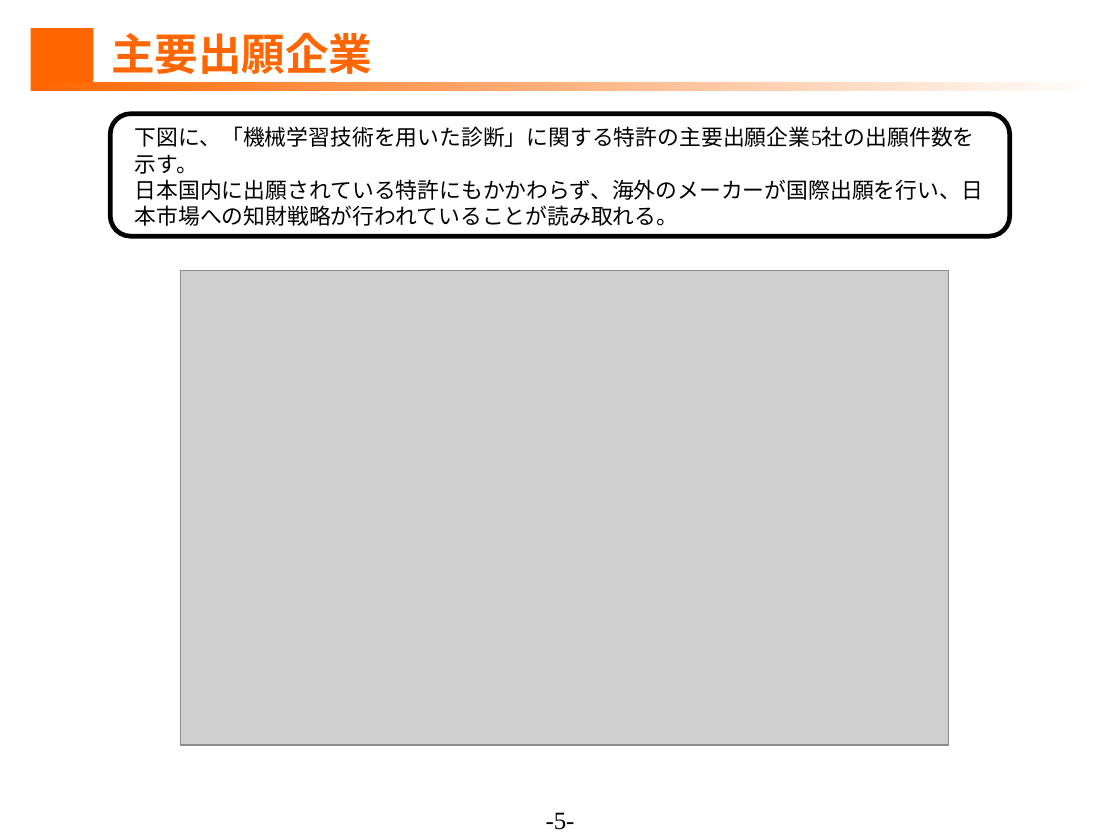
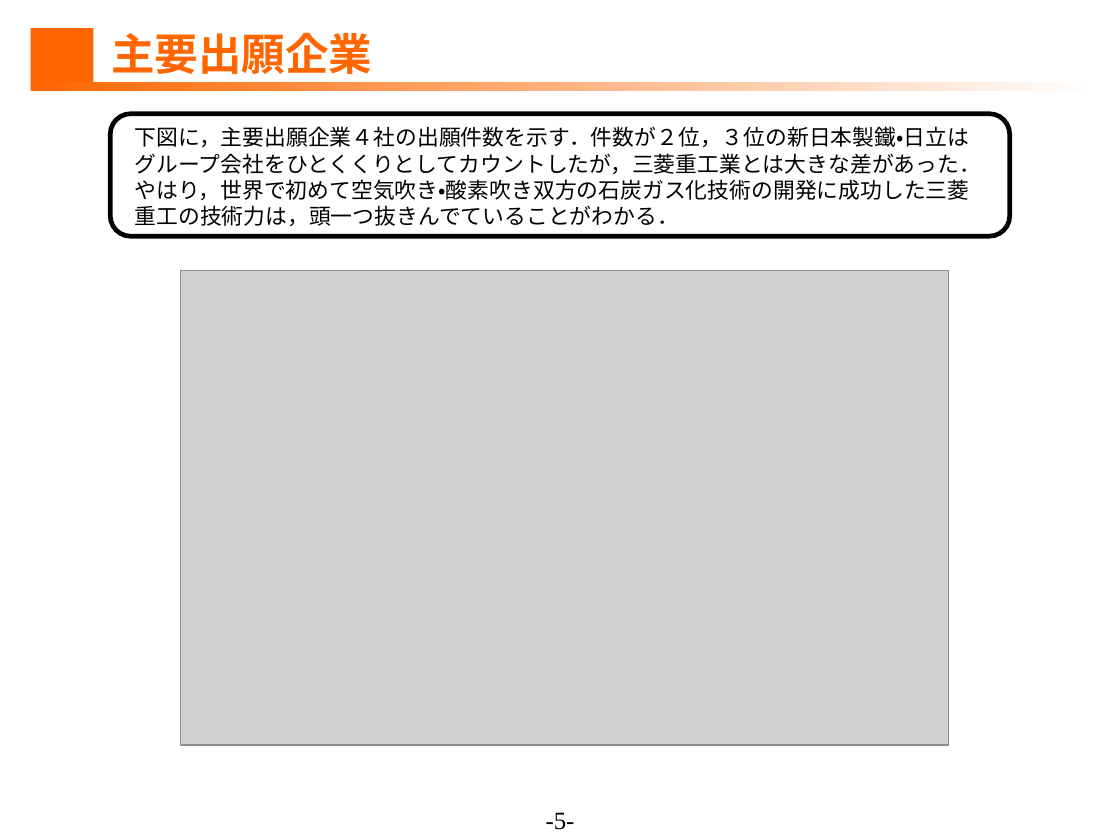
Before and after one commit to ShuDiamonds/JapanesePatentAnalysis, a slide deck: slide 5 of submissions2/1.調査分析.pptx (slide 6 before the commit). Drawn at 1120x840 pixels with LibreOffice and Linux fonts; fonts in the diff are those of the drawing; grey boxes stand for pictures. Boxes give left, top, right and bottom in pixels: in the first picture for what was removed or moved away, otherwise in the second. Text is boxed around its words. In the diff, an @@ line names an element or a change of style, - is before the commit and + after.

```diff
--- a/submissions2/1.調査分析.pptx
+++ b/submissions2/1.調査分析.pptx
@@ text at (135, 126, 981, 226): text changed @@
-下図に、「機械学習技術を用いた診断」に関する特許の主要出願企業5社の出願件数を示す。
-日本国内に出願されている特許にもかかわらず、海外のメーカーが国際出願を行い、日本市場への知財戦略が行われていることが読み取れる。
+下図に，主要出願企業４社の出願件数を示す．件数が２位，３位の新日本製鐵・日立はグループ会社をひとくくりとしてカウントしたが，三菱重工業とは大きな差があった．やはり，世界で初めて空気吹き・酸素吹き双方の石炭ガス化技術の開発に成功した三菱重工の技術力は，頭一つ抜きんでていることがわかる．
```
Also in this commit, not shown: 8 other slides changed, 1 slide removed.
